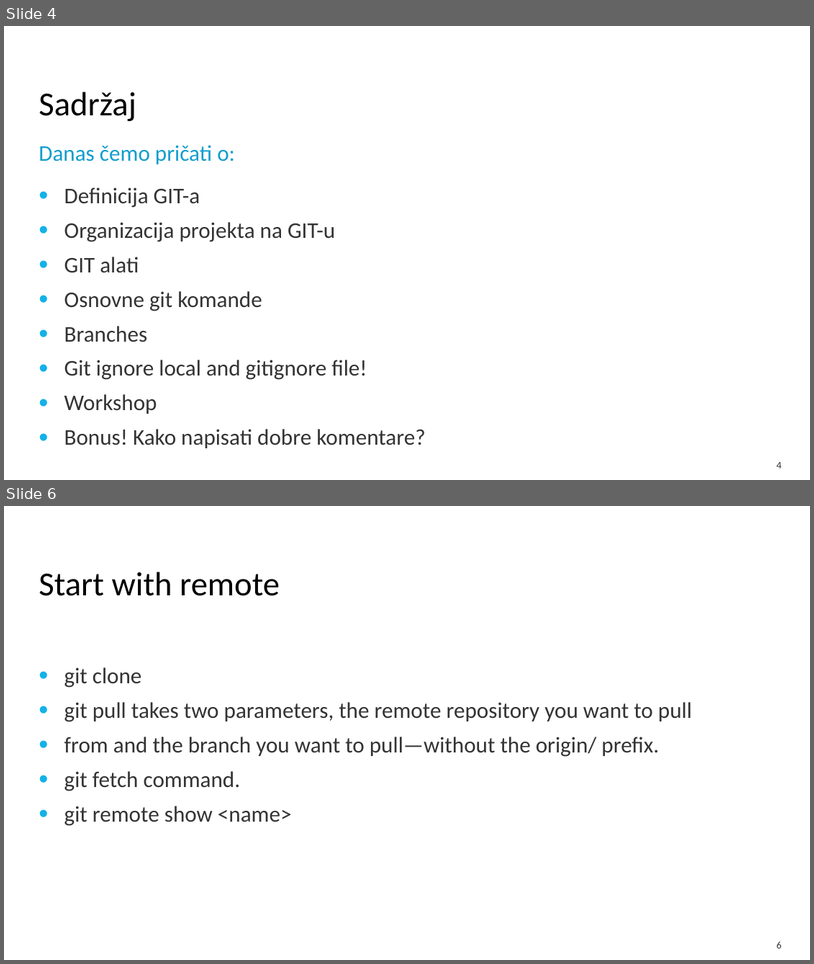
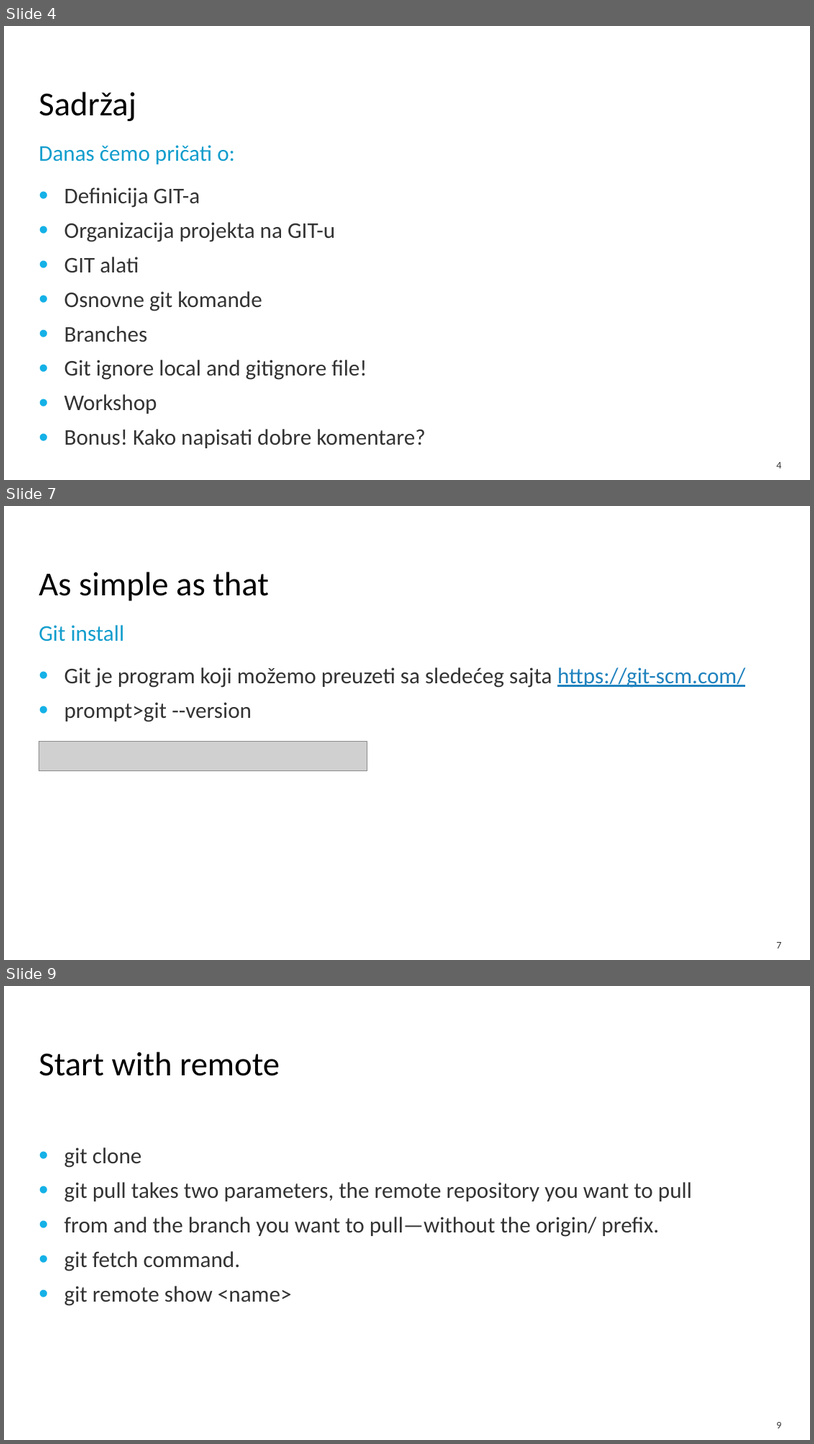
Before and after one commit to javaton/Git-prezentacija, a slide deck: Asseco SEE - CAK - Git intro.pptx. Shown one above the other, each under a label of ours: slides 4 and 6 before the commit, slides 4, 7 and 9 after it; the slides between them are not shown. The pictures are 814x964 and 814x1444 pixels, drawn with LibreOffice and Linux fonts; fonts in the diff are those of the drawing; grey boxes stand for pictures; background and template pictures are left out. Boxes give left, top, right and bottom in pixels: in the first picture for what was removed or moved away, otherwise in the second. Text is boxed around its words. In the diff, an @@ line names an element or a change of style, - is before the commit and + after.

```diff
--- a/Asseco SEE - CAK - Git intro.pptx
+++ b/Asseco SEE - CAK - Git intro.pptx
@@ slide 7 added at [4,506,810,960], background #FFFFFF @@
@@ title added at [39,572,269,601], 30 pt, text #000000 @@
+As simple as that
@@ text added at [39,625,125,641], 20 pt, text #129DCD @@
+Git install
@@ text added at [64,667,746,722], 20 pt, text #333333 @@
+• Git je program koji možemo preuzeti sa sledećeg sajta https://git-scm.com/
+• prompt>git --version
@@ picture added at [39,741,367,770] @@
@@ page number added at [777,942,782,948], 9 pt, text #333333 @@
+7
@@ what was slide 6 is now slide 9 @@
@@ page number at [777,1422,782,1428]: text changed @@
-6
+9
```
Also in this commit, not shown: 4 slides changed, 4 other slides added, 1 slide removed.
